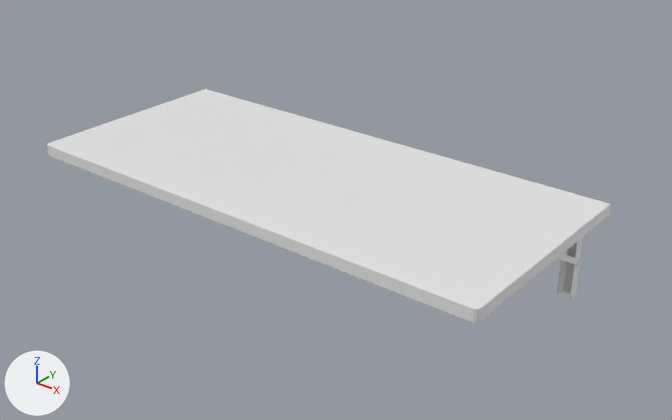
The Blender file 3d_models/table_avatible/mesa_abatible.blend as it was, and as the next commit left it.
Camera for both pictures: a 50 mm camera at (0.936, -1.294, 1.386) aimed at (0.033, -0.164, 0.686). Lighting does not change. The marker at lower left points along +X, +Y and +Z.

Names of what the first picture shows: 'arm_v.001', 'mesa_tapa'.
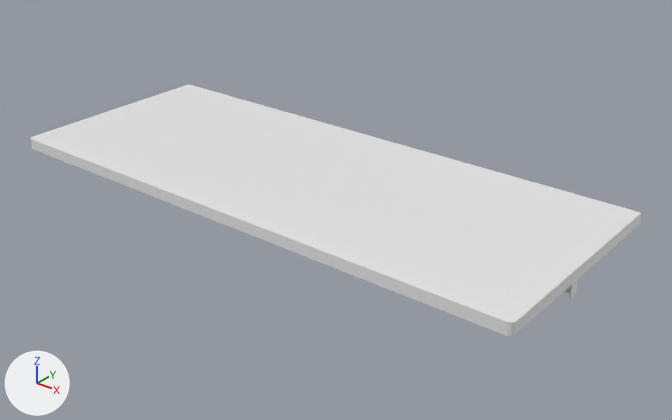
Boxes [x1, y1, x2, y2] around the edits, measured in the pictures (672 x 420 px; the box of a moved part takes in the faces that stretch with it):
'mesa_tapa', reshaped (8% wider, 8% taller)
    before: [47, 89, 611, 322]
    after: [31, 84, 641, 336]
part 2 of me_plane_001, moved or reshaped
    before: [47, 89, 611, 322]
    after: [31, 84, 641, 336]

The change, as a list of edits to the scene's bpy script:
```text
Change me_plane_001:
    used by ob_mesa_tapa; location = (0.0, -0.2, 0.75)
    remove me_plane_001.from_pydata(...)  # 34 vertices, 28 faces; spans x -0.45..0.45, y -0.2..0.2, z -0.01..0.01
    add me_plane_001.from_pydata(...)  # 34 vertices, 28 faces; spans x -0.5..0.5, y -0.2..0.2, z -0.01..0.01
    me_plane_001 part 1: 12 of the vertices in x -0.45..-0.44, y -0.2..0.2, z -0.01..0.01 are moved by (-0.05, 0.0, 0.0)
    me_plane_001 part 2: 12 of the vertices in x 0.44..0.45, y -0.2..0.2, z -0.01..0.01 are moved by (0.05, 0.0, 0.0)
```
